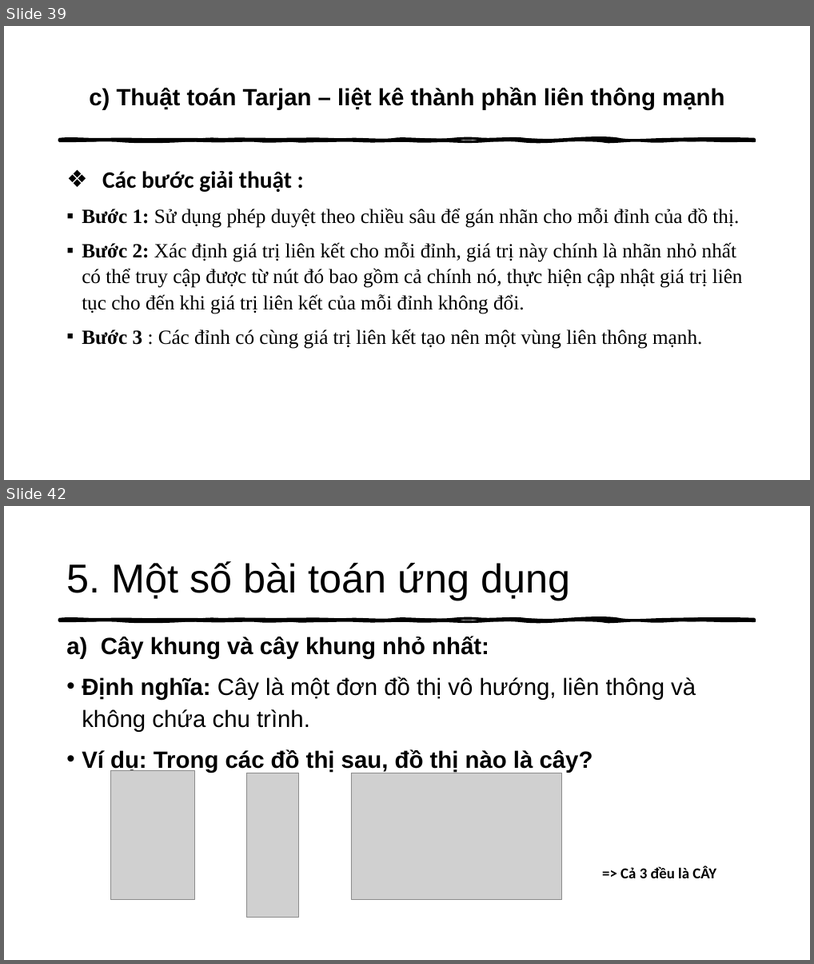
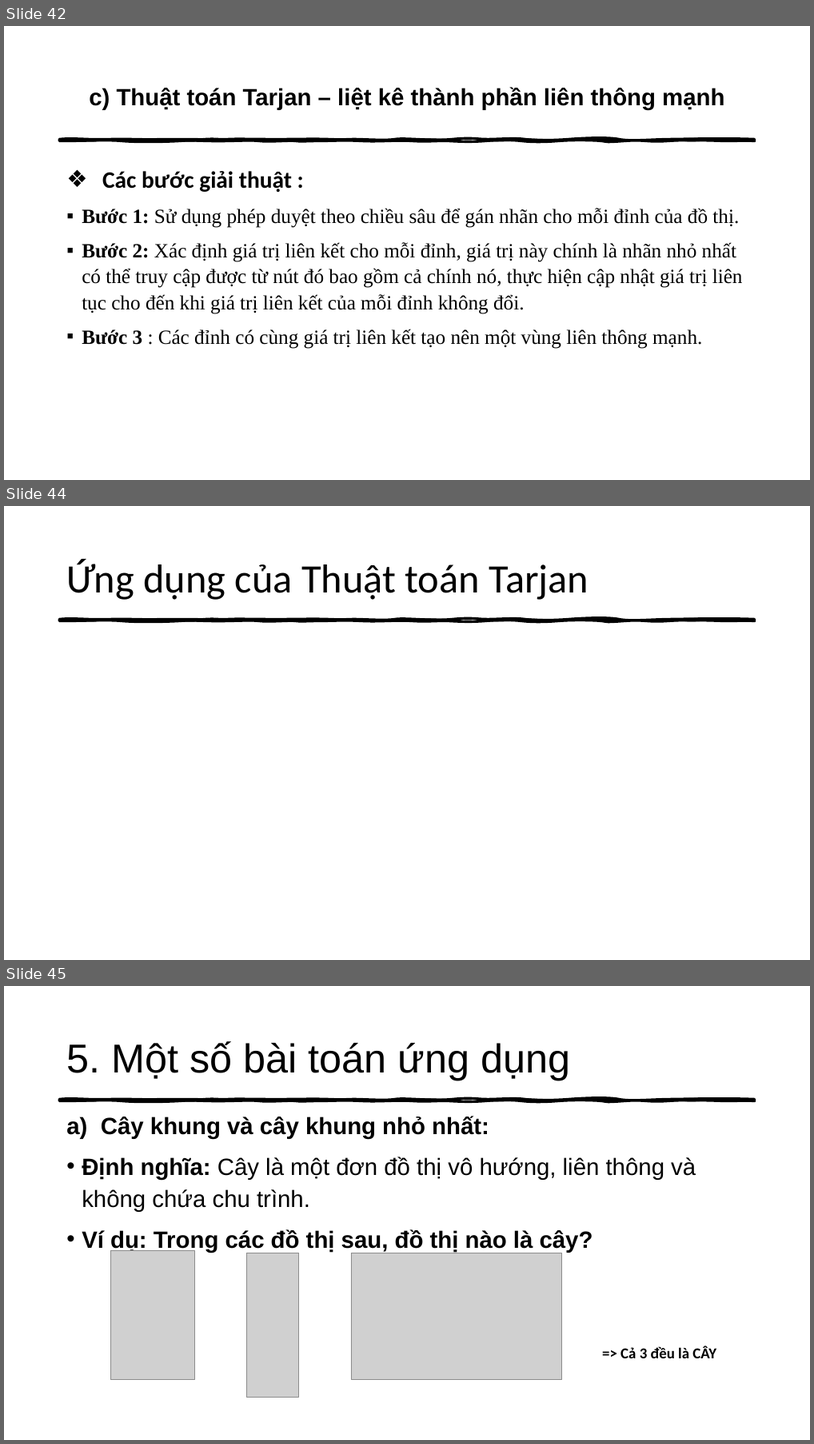
Before and after one commit to thathcmus/CTDL_GT, a slide deck: 1_Slide_Nhom2_Ca_Chieu_Cau_Truc_Du_Lieu_Do_Thi_Va_Ung_Dung.pptx. Shown one above the other, each under a label of ours: slides 39 and 42 before the commit, slides 42, 44 and 45 after it; the slides between them are not shown. The pictures are 814x964 and 814x1444 pixels, drawn with LibreOffice and Linux fonts; fonts in the diff are those of the drawing; grey boxes stand for pictures. Boxes give left, top, right and bottom in pixels: in the first picture for what was removed or moved away, otherwise in the second. Text is boxed around its words. In the diff, an @@ line names an element or a change of style, - is before the commit and + after.

```diff
--- a/1_Slide_Nhom2_Ca_Chieu_Cau_Truc_Du_Lieu_Do_Thi_Va_Ung_Dung.pptx
+++ b/1_Slide_Nhom2_Ca_Chieu_Cau_Truc_Du_Lieu_Do_Thi_Va_Ung_Dung.pptx
@@ slide 44 added at (x1=4, y1=506, x2=810, y2=960), background #FFFFFF; not listed: 1 template element that a slide beside it also shows @@
@@ title added at (x1=66, y1=560, x2=589, y2=600), 48 pt, text #000000 @@
+Ứng dụng của Thuật toán Tarjan
@@ what was slide 39 is now slide 42 @@
@@ what was slide 42 is now slide 45 @@
```
Also in this commit, not shown: 7 slides changed, 7 other slides added, 7 slides removed, 3 other files.
